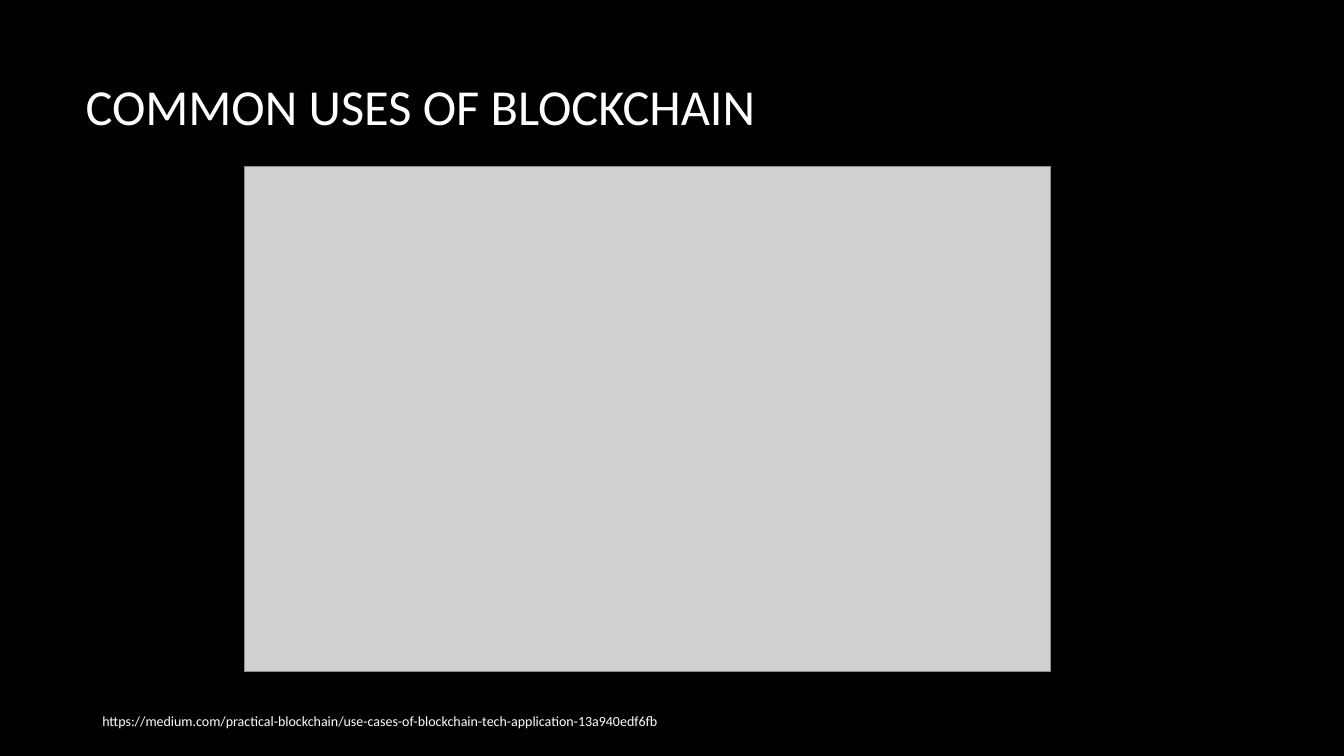
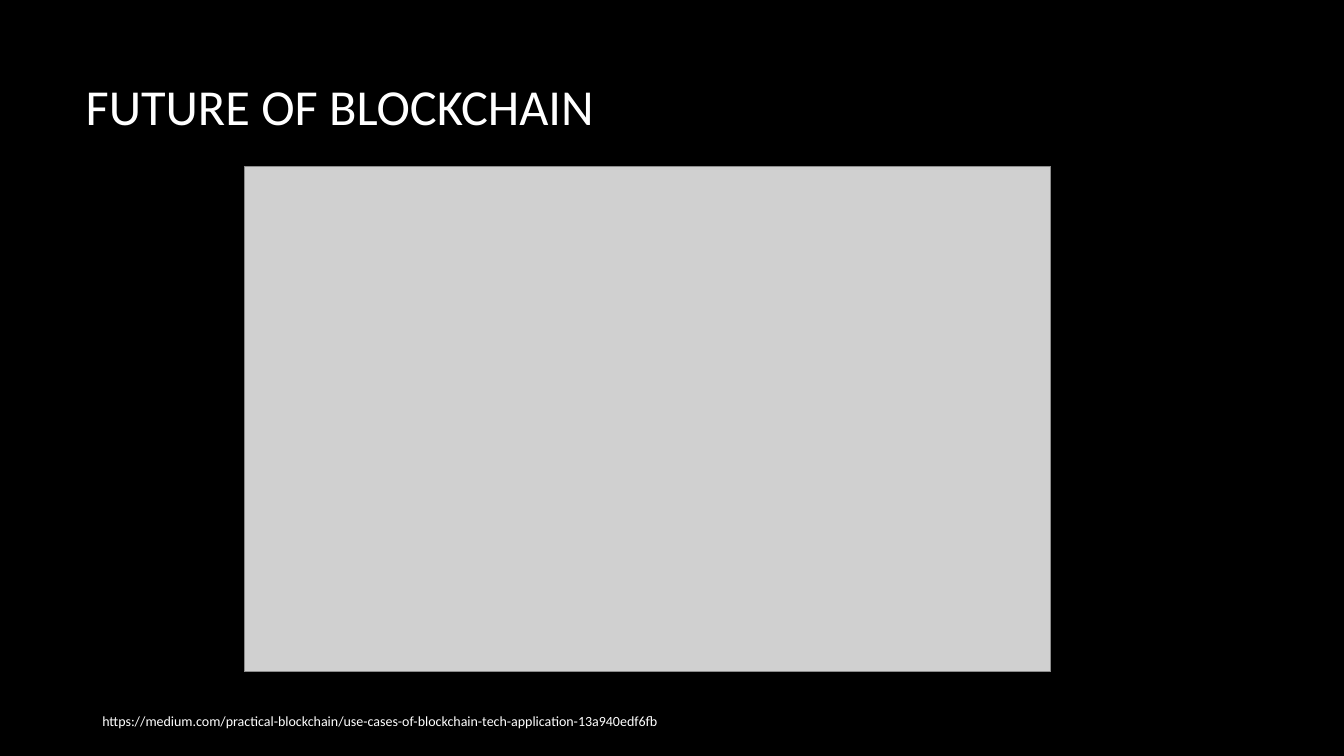
Before and after one commit to ParasDalal/TechNotes, a slide deck: slide 11 of The Future of BlockchainV2.pptx (slide 12 before the commit). Drawn at 1344x756 pixels with LibreOffice and Linux fonts; fonts in the diff are those of the drawing; grey boxes stand for pictures; background and template pictures are left out. Boxes give left, top, right and bottom in pixels: in the first picture for what was removed or moved away, otherwise in the second. Text is boxed around its words. In the diff, an @@ line names an element or a change of style, - is before the commit and + after.

Commit message:
eMail for Outlook, Blockchain changes

```diff
--- a/The Future of BlockchainV2.pptx
+++ b/The Future of BlockchainV2.pptx
@@ title at box(86, 92, 593, 126): text changed @@
-COMMON USES OF BLOCKCHAIN
+FUTURE OF BLOCKCHAIN
```
Also in this commit, not shown: 8 other slides changed, 1 slide removed, 1 other file.
